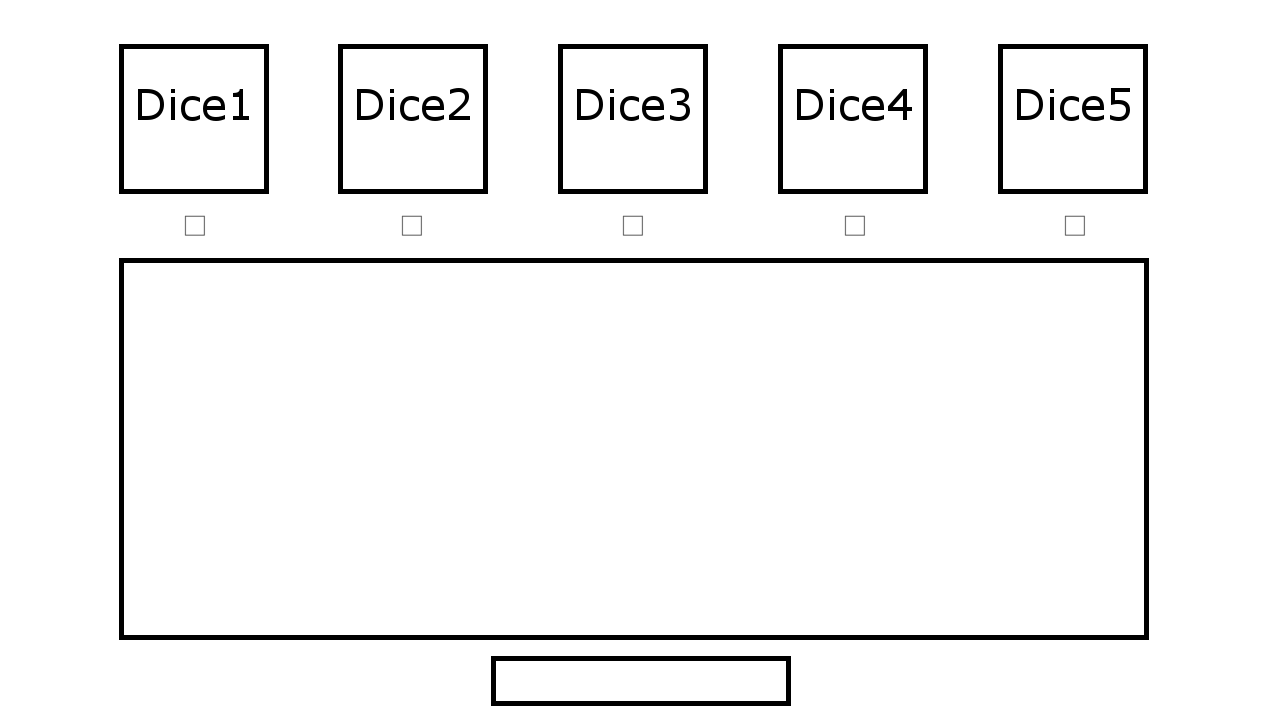
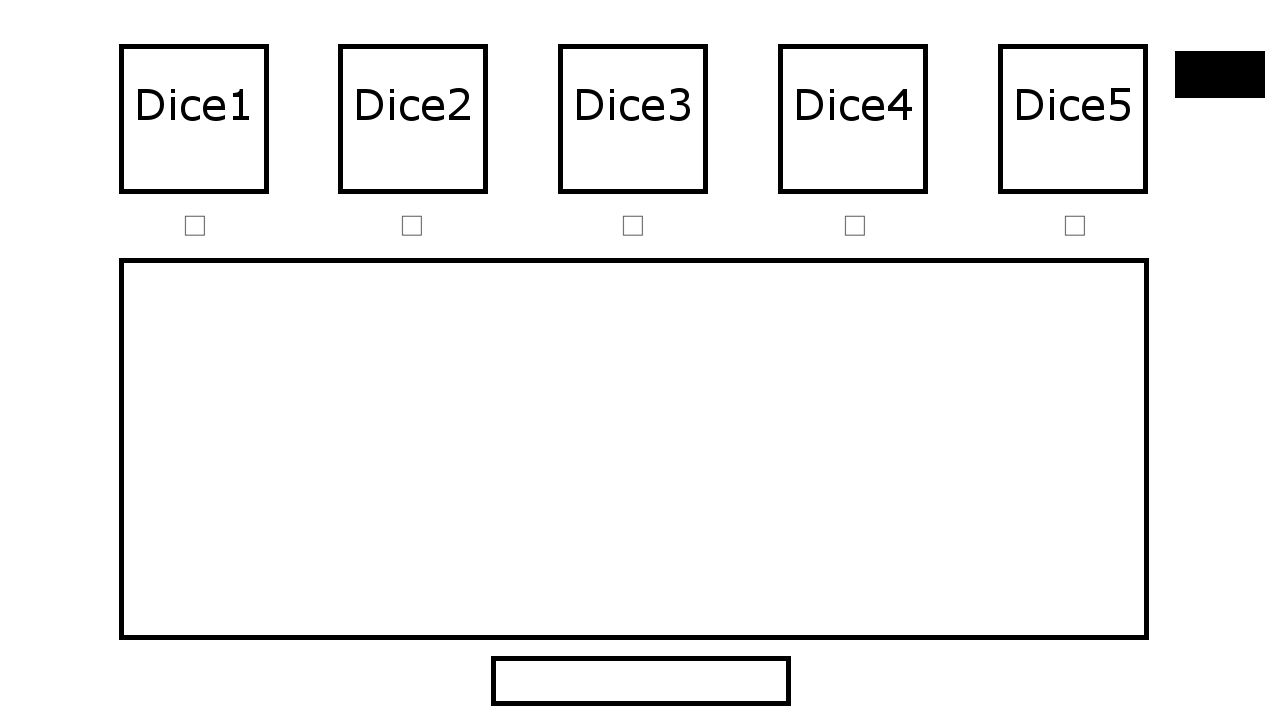
Before/after of a 1280 x 720 layered artwork. What changed in the layer stack:
added layer "Layer #6" above "Pasted Layer" over [1175, 51, 1265, 98]
